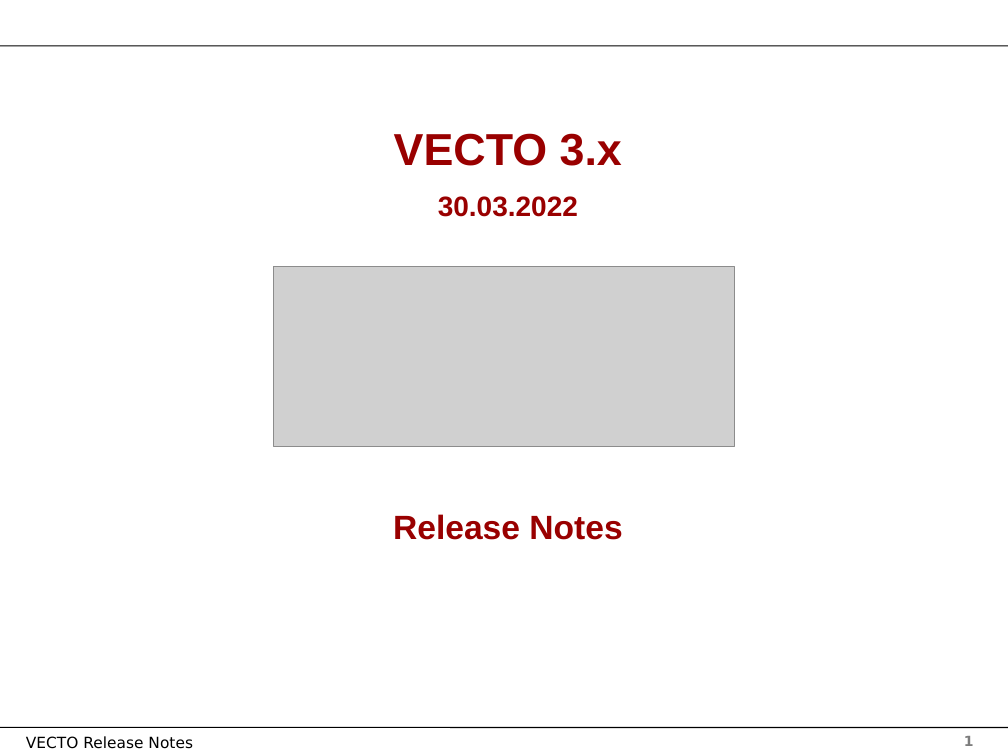
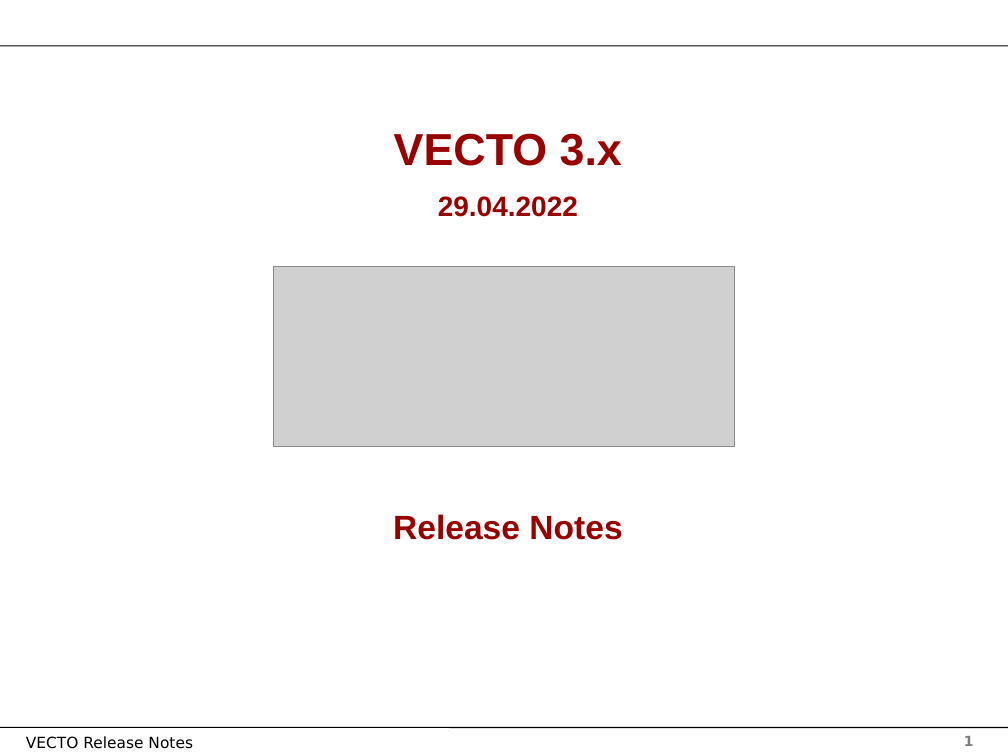
Before and after one commit to mohgsaad-art/VECTO, a slide deck: slide 1 of Documentation/User Manual Source/Release Notes Vecto3.x.pptx. Drawn at 1008x756 pixels with LibreOffice and Linux fonts; fonts in the diff are those of the drawing; grey boxes stand for pictures; background and template pictures are left out. Boxes give left, top, right and bottom in pixels: in the first picture for what was removed or moved away, otherwise in the second. Text is boxed around its words. In the diff, an @@ line names an element or a change of style, - is before the commit and + after.

```diff
--- a/Documentation/User Manual Source/Release Notes Vecto3.x.pptx
+++ b/Documentation/User Manual Source/Release Notes Vecto3.x.pptx
@@ text at (438,196,578,217): text changed @@
-30.03.2022
+29.04.2022
```
Also in this commit, not shown: 1 slide added, 7 other files.
